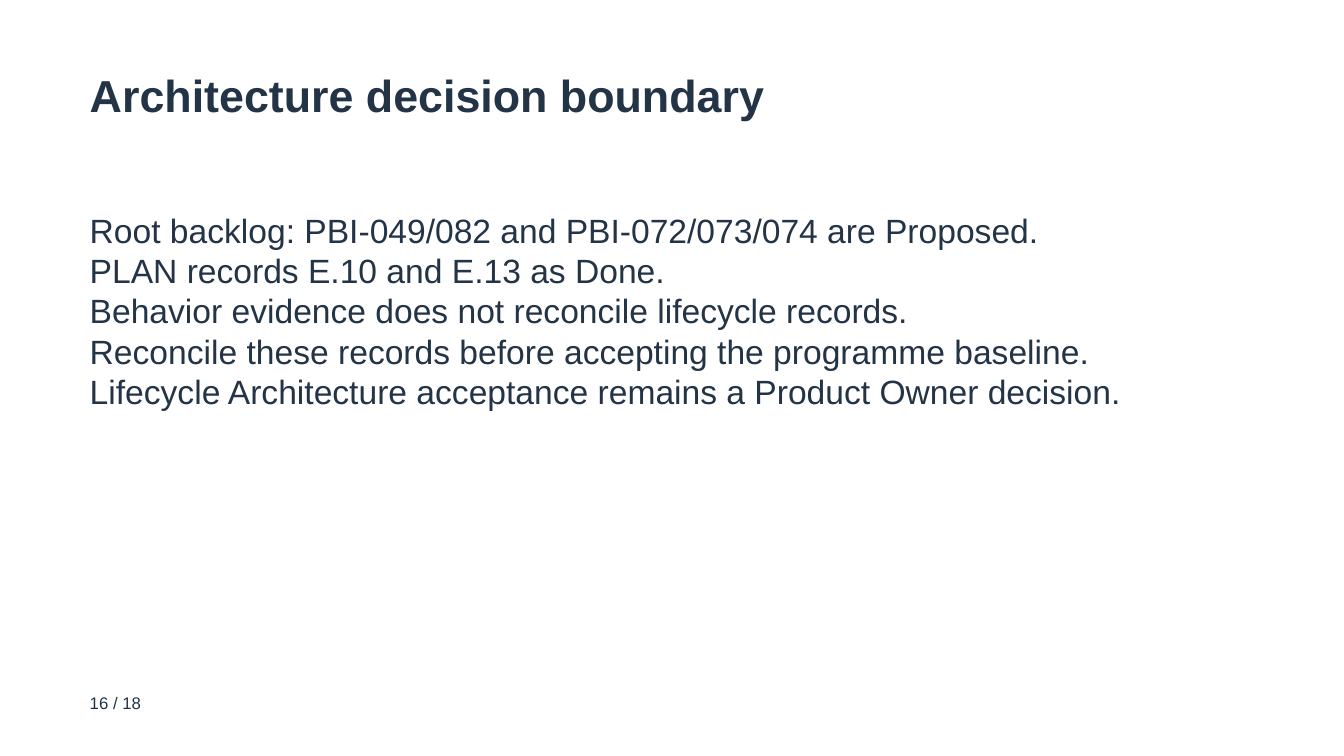
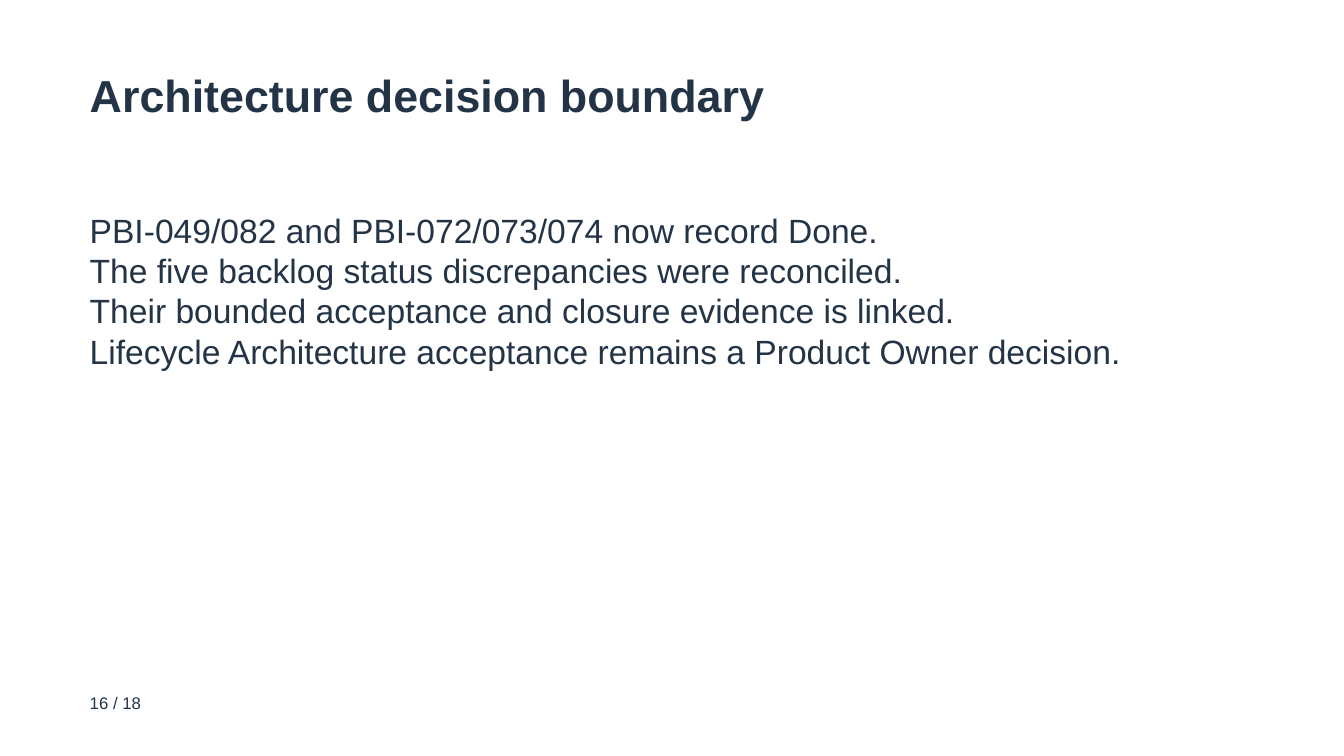
Before and after one commit to rstyczynski/APEX_CICD, a slide deck: slide 16 of progress/E.14/sprint_E.14_increment_demo.pptx. Drawn at 1344x756 pixels with LibreOffice and Linux fonts; fonts in the diff are those of the drawing. Boxes give left, top, right and bottom in pixels: in the first picture for what was removed or moved away, otherwise in the second. Text is boxed around its words. In the diff, an @@ line names an element or a change of style, - is before the commit and + after.

```diff
--- a/progress/E.14/sprint_E.14_increment_demo.pptx
+++ b/progress/E.14/sprint_E.14_increment_demo.pptx
@@ text at [90, 218, 954, 330]: text changed @@
-Root backlog: PBI-049/082 and PBI-072/073/074 are Proposed.
-PLAN records E.10 and E.13 as Done.
-Behavior evidence does not reconcile lifecycle records.
-Reconcile these records before accepting the programme baseline.
+PBI-049/082 and PBI-072/073/074 now record Done.
+The five backlog status discrepancies were reconciled.
+Their bounded acceptance and closure evidence is linked.
```
Also in this commit, not shown: 1 other slide changed, 12 other files.
